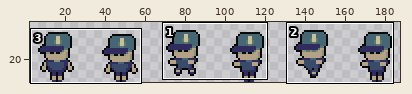
File history of a sprite sheet, assets/sprites/enemy/enemy-paulo.png. Above: a wide view before the commit, with the close-up outlined.
Close-up. Old version:
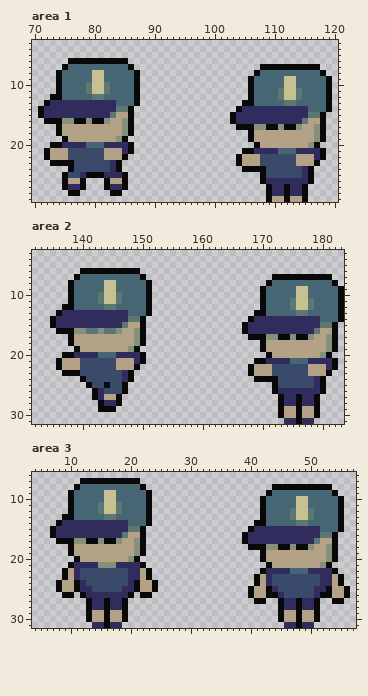
The file is 192x32 pixels. Shown: area 1: x 70..120, y 3..29; area 2: x 132..183, y 3..31; area 3: x 4..57, y 6..31. The wide view leaves out empty margins.
The result:
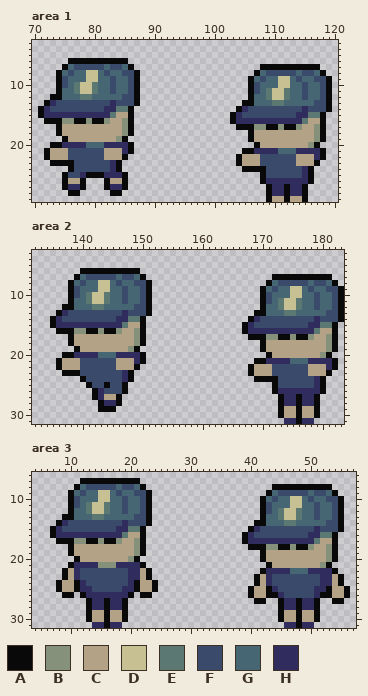
Palette (. is transparent): A #090909  B #85917a  C #b3a286  D #c7c093  E #5c7873  F #3a4a6b  G #466673  H #302c5e
The edit:
Area 1:
y 7: x 77..81 GGGGG -> FFFFF; x 83..84 GG -> FF
y 8: x 76 G -> F; x 79 G -> D; x 81..82 DG -> GF; x 85..86 GG -> FF; x 109..113 GGGGG -> FFFFF; x 115..116 GG -> FF
y 9: x 75 G -> F; x 79 G -> D; x 81 D -> G; x 83 G -> F; x 86 G -> F; x 108 G -> F; x 111 G -> D; x 113..114 DG -> GF; x 117..118 GG -> FF
y 10: x 75 G -> F; x 77..83 GGEDDEG -> EDDEGGF; x 86 G -> F; x 107 G -> F; x 111 G -> D; x 113 D -> G; x 115 G -> F; x 118 G -> F
y 11: x 77..83 GGEDDEG -> EDDEGGF; x 86 G -> F; x 107 G -> F; x 109..115 GGEDDEG -> EDDEGGF; x 118 G -> F
y 12: x 78..81 GGEE -> EEGG; x 85..86 GG -> FF; x 109..115 GGEDDEG -> EDDEGGF; x 118 G -> F
y 13: x 74..82 HHHHHHHHH -> FFFFFFFFF; x 84..86 GGG -> FFF; x 110..113 GGEE -> EEGG; x 117..118 GG -> FF
y 14: x 73..81 HHHHHHHHH -> FFFFFFFFF; x 106..114 HHHHHHHHH -> FFFFFFFFF; x 116..118 GGG -> FFF
y 15: x 105..113 HHHHHHHHH -> FFFFFFFFF
Area 2:
y 7: x 141..145 GGGGG -> FFFFF; x 147..148 GG -> FF
y 8: x 140 G -> F; x 143 G -> D; x 145..146 DG -> GF; x 149..150 GG -> FF; x 173..177 GGGGG -> FFFFF; x 179..180 GG -> FF
y 9: x 139 G -> F; x 143 G -> D; x 145 D -> G; x 147 G -> F; x 150 G -> F; x 172 G -> F; x 175 G -> D; x 177..178 DG -> GF; x 181..182 GG -> FF
y 10: x 139 G -> F; x 141..147 GGEDDEG -> EDDEGGF; x 150 G -> F; x 171 G -> F; x 175 G -> D; x 177 D -> G; x 179 G -> F; x 182 G -> F
y 11: x 141..147 GGEDDEG -> EDDEGGF; x 150 G -> F; x 171 G -> F; x 173..179 GGEDDEG -> EDDEGGF; x 182 G -> F
y 12: x 142..145 GGEE -> EEGG; x 149..150 GG -> FF; x 173..179 GGEDDEG -> EDDEGGF; x 182 G -> F
y 13: x 138..146 HHHHHHHHH -> FFFFFFFFF; x 148..150 GGG -> FFF; x 174..177 GGEE -> EEGG; x 181..182 GG -> FF
y 14: x 137..145 HHHHHHHHH -> FFFFFFFFF; x 170..178 HHHHHHHHH -> FFFFFFFFF; x 180..182 GGG -> FFF
y 15: x 169..177 HHHHHHHHH -> FFFFFFFFF
y 16: x 141..142 EE -> AA; x 144..145 EE -> AA
Area 3:
y 8: x 13..17 GGGGG -> FFFFF; x 19..20 GG -> FF
y 9: x 12 G -> F; x 15 G -> D; x 17..18 DG -> GF; x 21..22 GG -> FF; x 45..49 GGGGG -> FFFFF; x 51..52 GG -> FF
y 10: x 11 G -> F; x 15 G -> D; x 17 D -> G; x 19 G -> F; x 22 G -> F; x 44 G -> F; x 47 G -> D; x 49..50 DG -> GF; x 53..54 GG -> FF
y 11: x 11 G -> F; x 13..19 GGEDDEG -> EDDEGGF; x 22 G -> F; x 43 G -> F; x 47 G -> D; x 49 D -> G; x 51 G -> F; x 54 G -> F
y 12: x 13..19 GGEDDEG -> EDDEGGF; x 22 G -> F; x 43 G -> F; x 45..51 GGEDDEG -> EDDEGGF; x 54 G -> F
y 13: x 14..17 GGEE -> EEGG; x 21..22 GG -> FF; x 45..51 GGEDDEG -> EDDEGGF; x 54 G -> F
y 14: x 10..18 HHHHHHHHH -> FFFFFFFFF; x 20..22 GGG -> FFF; x 46..49 GGEE -> EEGG; x 53..54 GG -> FF
y 15: x 9..17 HHHHHHHHH -> FFFFFFFFF; x 42..50 HHHHHHHHH -> FFFFFFFFF; x 52..54 GGG -> FFF
y 16: x 41..49 HHHHHHHHH -> FFFFFFFFF
Boxes around the changes in both close-ups, in picture pixels (x1, y1, x2, y2):
changed: (50, 64, 134, 112)
changed: (242, 70, 326, 118)
changed: (62, 274, 146, 334)
changed: (254, 280, 338, 328)
changed: (62, 484, 146, 532)
changed: (254, 490, 338, 538)
